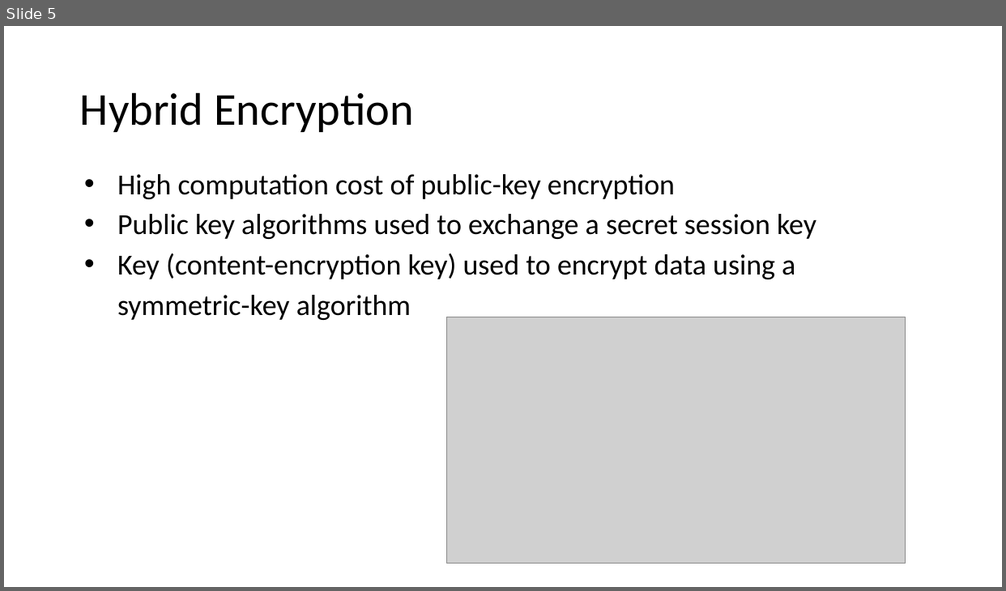
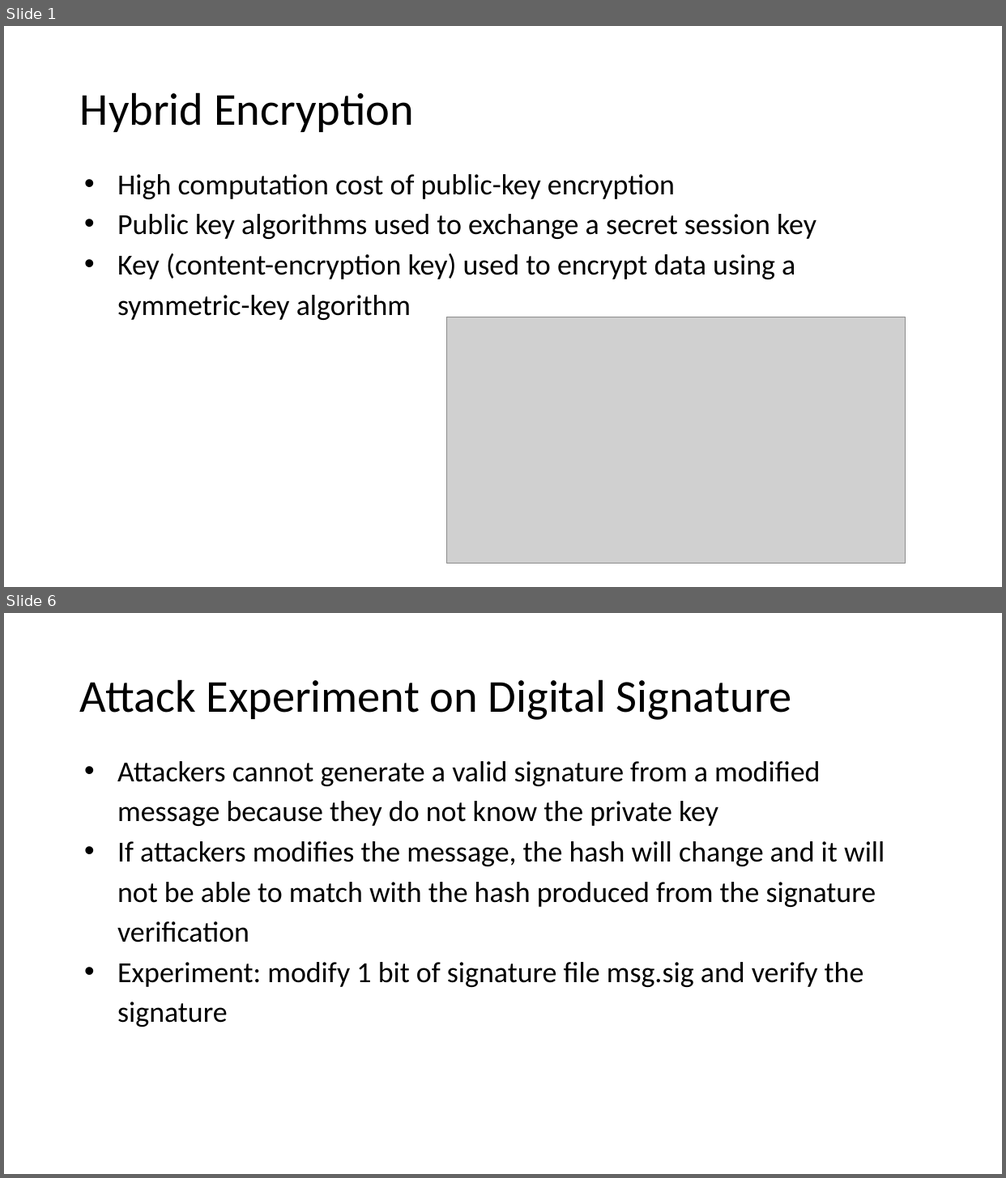
Before and after one commit to ayatkhosh/first, a slide deck: C03_Public_Key_Encryption.pptx. Shown one above the other, each under a label of ours: slide 5 before the commit, slides 1 and 6 after it; the slides between them are not shown. The pictures are 1006x591 and 1006x1178 pixels, drawn with LibreOffice and Linux fonts; fonts in the diff are those of the drawing; grey boxes stand for pictures. Boxes give left, top, right and bottom in pixels: in the first picture for what was removed or moved away, otherwise in the second. Text is boxed around its words. In the diff, an @@ line names an element or a change of style, - is before the commit and + after.

```diff
--- a/C03_Public_Key_Encryption.pptx
+++ b/C03_Public_Key_Encryption.pptx
@@ slide 6 added at box(4, 613, 1002, 1174), background #FFFFFF @@
@@ title added at box(80, 679, 792, 720), 44 pt, text #000000 @@
+Attack Experiment on Digital Signature
@@ text added at box(117, 761, 884, 1027), 28 pt, text #000000 @@
+• Attackers cannot generate a valid signature from a modified message because they do not know the private key
+• If attackers modifies the message, the hash will change and it will not be able to match with the hash produced from the signature verification
+• Experiment: modify 1 bit of signature file msg.sig and verify the signature
@@ what was slide 5 is now slide 1 @@
```
Also in this commit, not shown: 1 slide changed, 4 other slides added, 8 slides removed, 1 other file.
